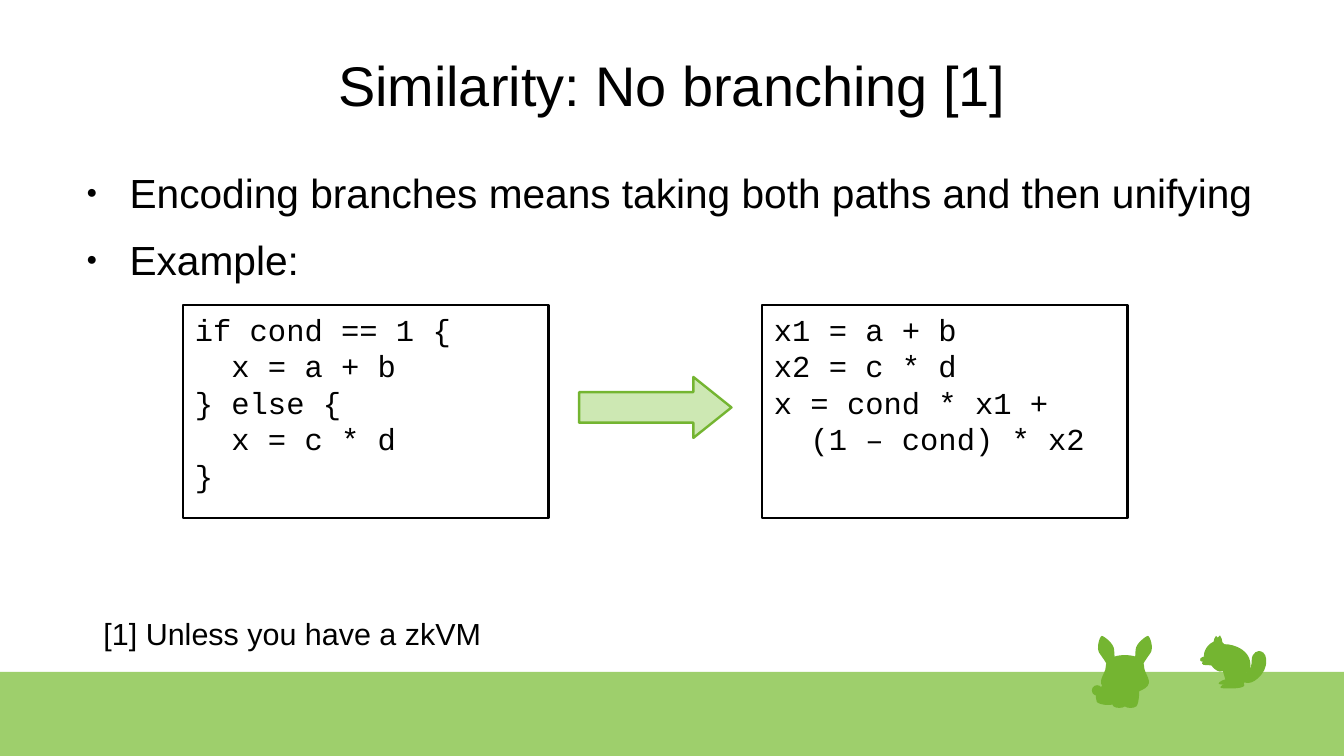
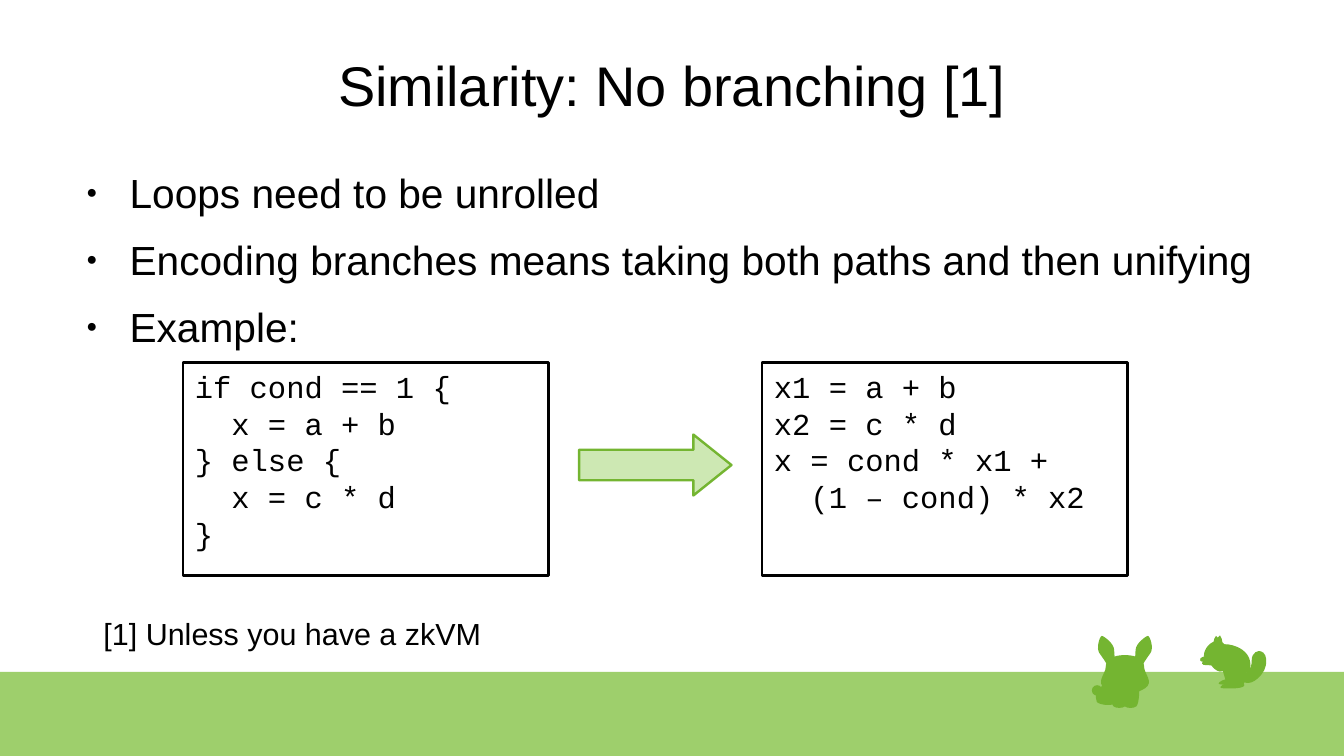
Before and after one commit to ed255/slides, a slide deck: slide 4 of 2024-11-11/fhe_vs_zk.odp. Drawn at 1344x756 pixels with LibreOffice and Linux fonts; fonts in the diff are those of the drawing. Boxes give left, top, right and bottom in pixels: in the first picture for what was removed or moved away, otherwise in the second. Text is boxed around its words. In the diff, an @@ line names an element or a change of style, - is before the commit and + after.

```diff
--- a/2024-11-11/fhe_vs_zk.odp
+++ b/2024-11-11/fhe_vs_zk.odp
@@ text at box(130, 178, 600, 216): paragraph added @@
+● Loops need to be unrolled
@@ 2 rectangles, 1 right arrow: place and size @@
-2 rectangles, 1 right arrow at box(183, 305, 1128, 518)
+2 rectangles, 1 right arrow at box(183, 362, 1128, 576)
```
Also in this commit, not shown: 1 other file.
